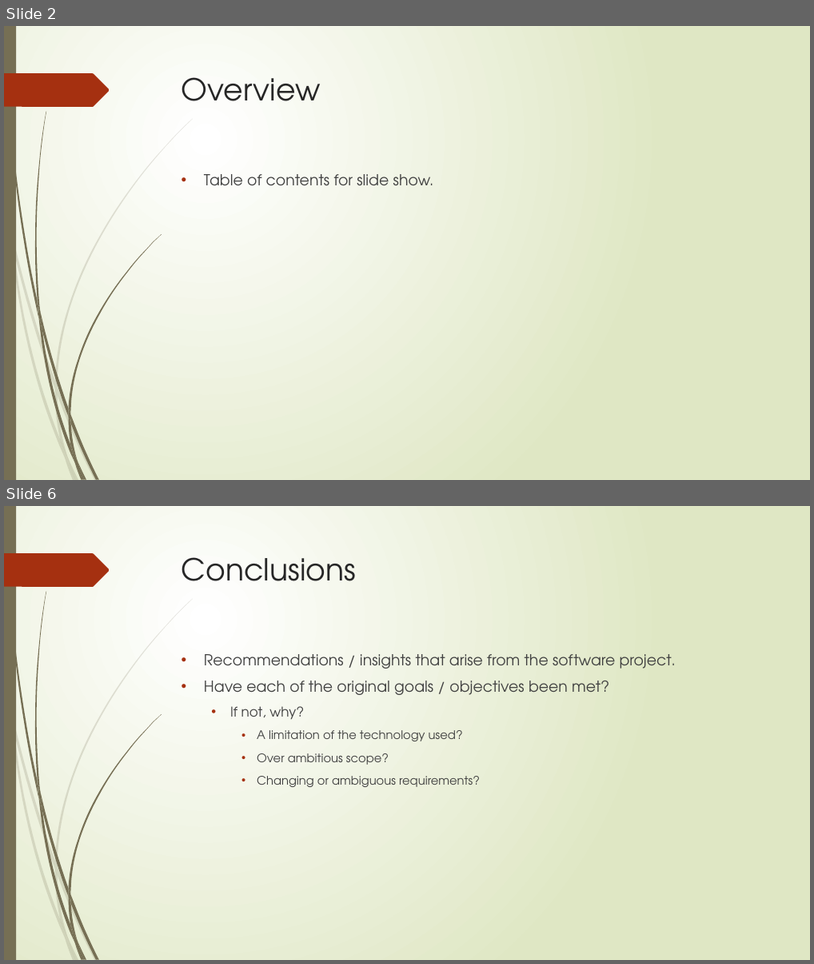
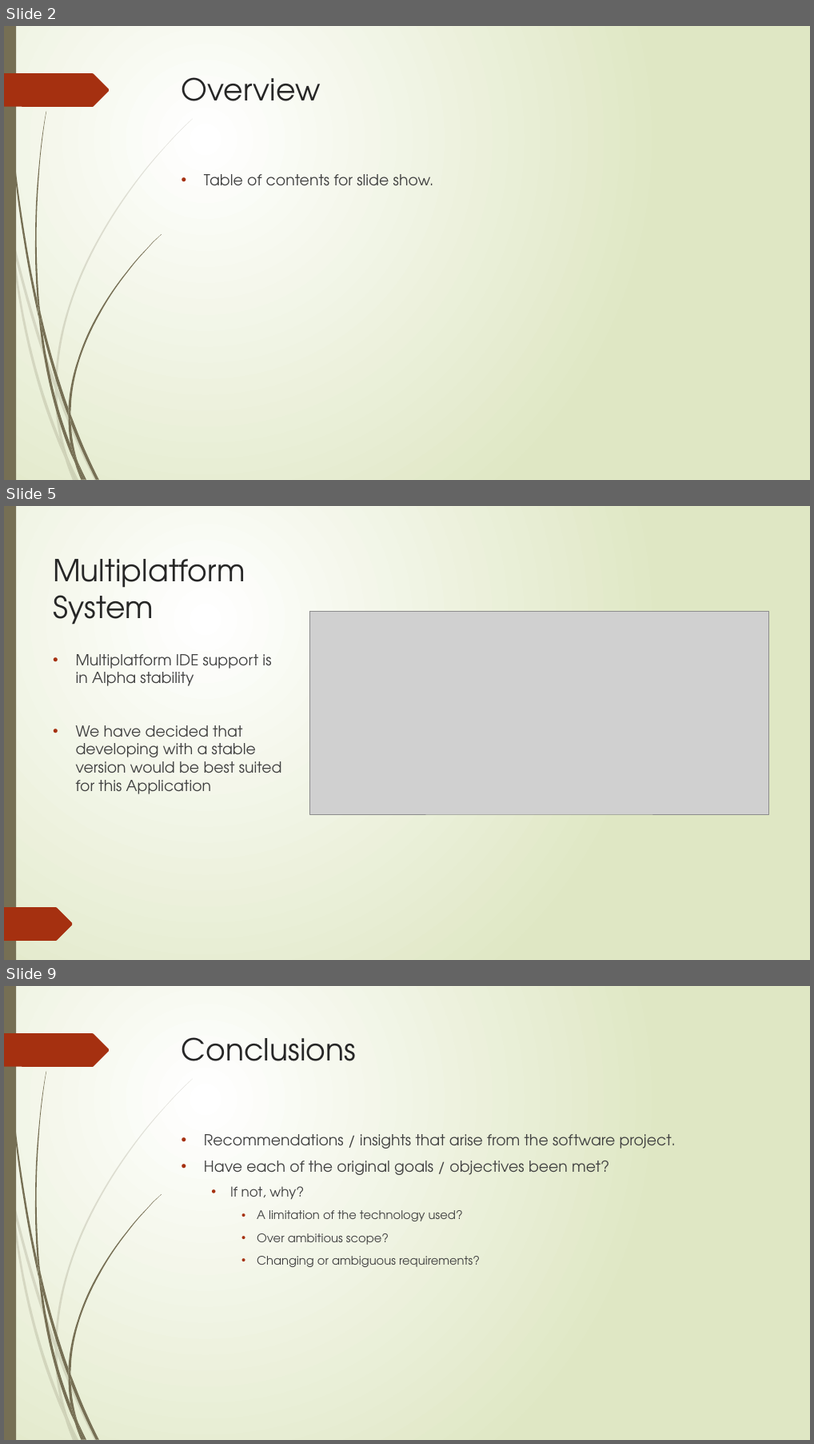
Before and after one commit to stevenJoyce/4thYearGroupProject, a slide deck: SportAdvisor.pptx. Shown one above the other, each under a label of ours: slides 2 and 6 before the commit, slides 2, 5 and 9 after it; the slides between them are not shown. The pictures are 814x964 and 814x1444 pixels, drawn with LibreOffice and Linux fonts; fonts in the diff are those of the drawing; grey boxes stand for pictures. Boxes give left, top, right and bottom in pixels: in the first picture for what was removed or moved away, otherwise in the second. Text is boxed around its words. In the diff, an @@ line names an element or a change of style, - is before the commit and + after.

```diff
--- a/SportAdvisor.pptx
+++ b/SportAdvisor.pptx
@@ slide 5 added at bbox=[4, 506, 810, 960], background gradient #FFFFFF to #DFE8C4; not listed: 23 template elements that a slide beside it also shows @@
@@ rectangle added at bbox=[4, 506, 810, 960], fill gradient #FFFFFF to #DFE8C4 @@
@@ rectangle added at bbox=[4, 506, 16, 960], fill #766F54 @@
@@ title added at bbox=[53, 559, 245, 624], 36 pt, text #262626 @@
+Multiplatform
+System
@@ picture added at bbox=[310, 612, 770, 814] @@
@@ text added at bbox=[76, 654, 282, 794], 18 pt, text #404040 @@
+• Multiplatform IDE support is in Alpha stability
+• We have decided that developing with a stable version would be best suited for this Application
@@ freeform shape added at bbox=[4, 907, 73, 940], fill #A53010 @@
@@ what was slide 6 is now slide 9 @@
```
Also in this commit, not shown: 5 other slides added, 3 slides removed.
